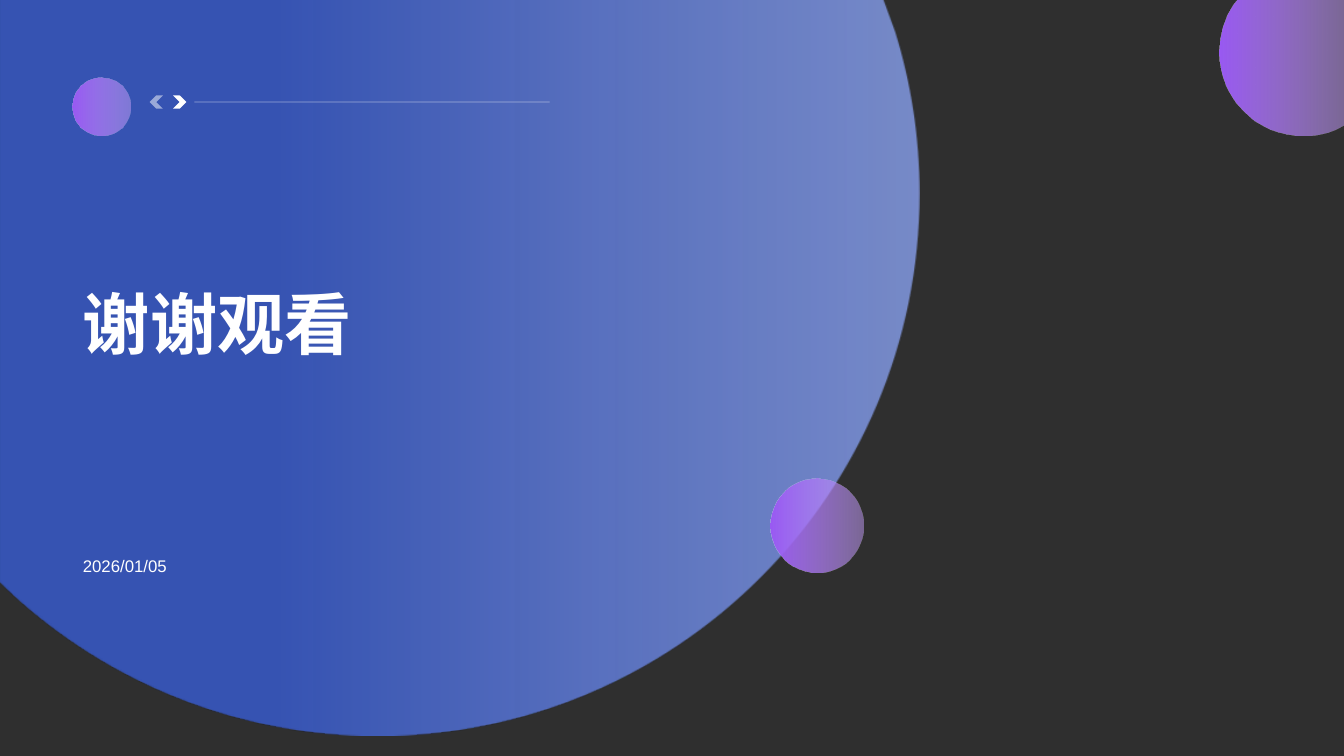
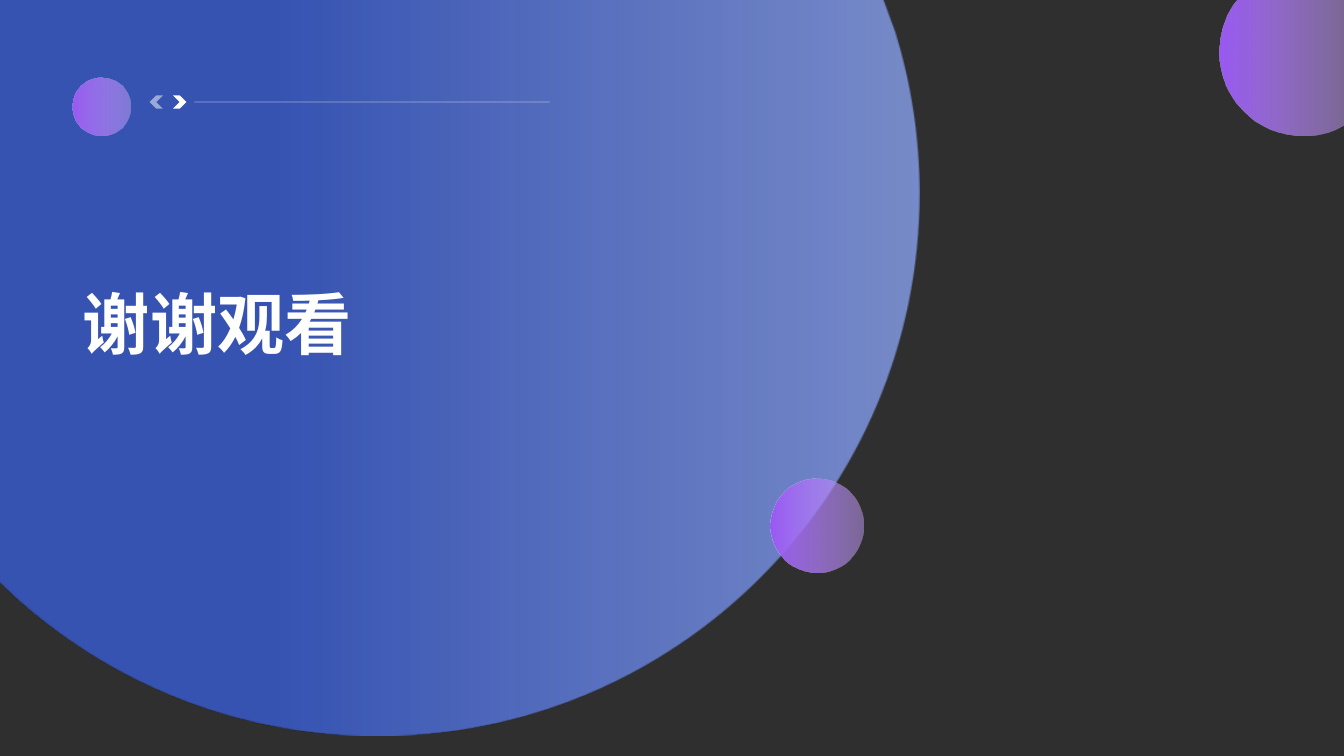
Before and after one commit to cnn-1701/c_code_private_note, a slide deck: slide 6 of 结构体专题讨论/专题5-9/结构体成员访问.pptx. Drawn at 1344x756 pixels with LibreOffice and Linux fonts; fonts in the diff are those of the drawing; background and template pictures are left out. Boxes give left, top, right and bottom in pixels: in the first picture for what was removed or moved away, otherwise in the second. Text is boxed around its words. In the diff, an @@ line names an element or a change of style, - is before the commit and + after.

```diff
--- a/结构体专题讨论/专题5-9/结构体成员访问.pptx
+++ b/结构体专题讨论/专题5-9/结构体成员访问.pptx
@@ text removed at <box>83,560,167,572</box> @@
-2026/01/05
```
Also in this commit, not shown: 1 other slide changed, 1 other file.
